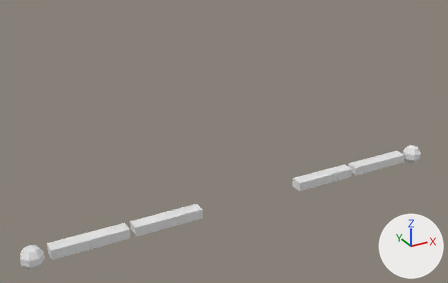
Before and after pictures for a commit that changed the Blender file Assets/Models/simple arms.blend.
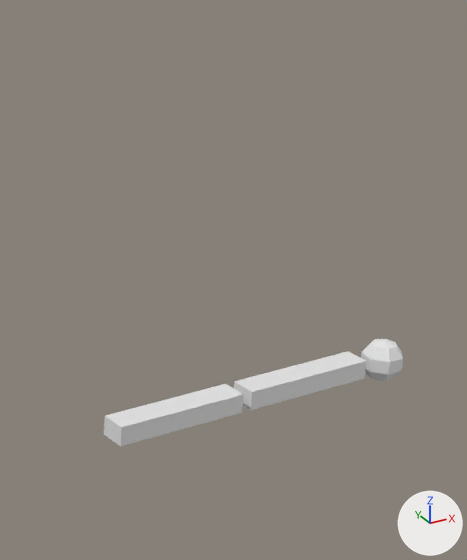
Each version is shown whole from a camera (50 mm lens) standing at (-1.54, -2.5, 1.61) and looking at (-0.12, 0.08, 0.32), then close up on the part from 55% to 100% of the width and 0% to 85% of the height. Every picture has the same lights, and +X, +Y and +Z are marked at lower right.
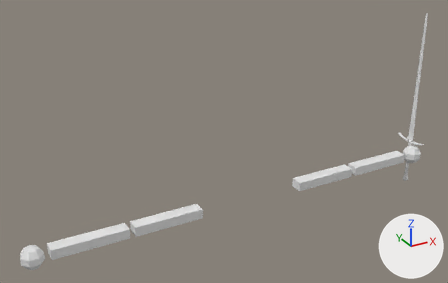
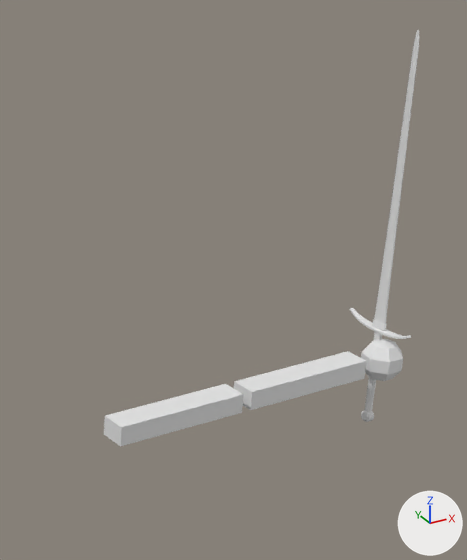
Where the change shows, as pixel boxes (x1, y1, x2, y2) in the close-ups (467 x 560 px):
'BastardSword1', added
    after: (350, 30, 419, 422)

Patch to the scene script:
```diff
--- a/Assets/Models/simple arms.blend.py
+++ b/Assets/Models/simple arms.blend.py
@@ me_bastardsword1 @@
+me_bastardsword1.from_pydata(...)  # 1223 vertices, 1238 faces, 2 loose edges; spans x -616.0..616.0, y -5271.0..758.0, z -76.0..75.0
@@ ob_bastardsword1 @@
+ob_bastardsword1 = bpy.data.objects.new('BastardSword1', me_bastardsword1)
+ob_bastardsword1.location = (1.158, 0.023, -0.059)
+ob_bastardsword1.rotation_euler = (-1.573, -0.00162, -1.572)  # degrees (-90, -0.1, -90)
+ob_bastardsword1.scale = (0.000176, 0.000176, 0.000176)
```
